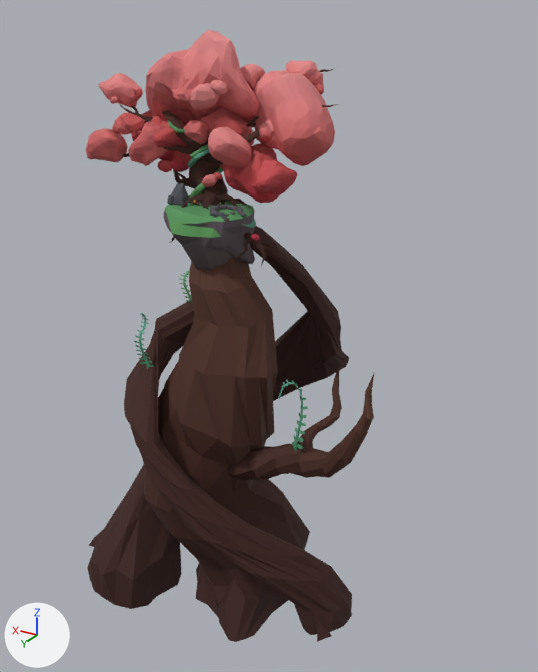
An edit to the FBX model Game/Assets/Resources/Graphic/BG/lobby/Iland_001.FBX, drawn before and after from the same camera.
The view is the same before and after, from a camera (50 mm lens) standing at (-25.1, 38.0, 37.4) and looking at (-1.2, -1.8, 17.5). The lights are fixed; the arrows at lower left show +X, +Y and +Z.

In view in the first picture: 'Iland_001'.
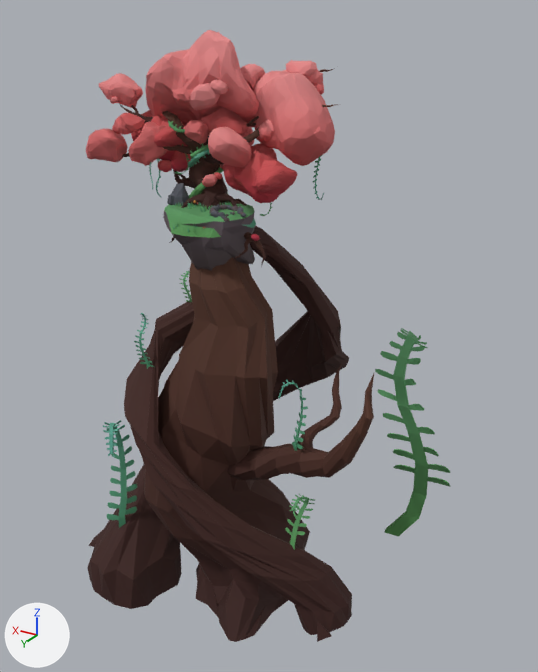
The newer file is also turned or shifted as a whole; pictures and numbers use the older file's frame.

Where the change shows, as pixel boxes (x1, y1, x2, y2) in the pictures (538 x 672 px):
```json
{"object": "Iland_001", "change": "reshaped", "before": [86, 30, 374, 642], "after": [86, 30, 450, 642], "on screen": "26% wider"}
{"part": 1, "of": "me_mesh", "change": "built on", "before": [107, 79, 271, 218], "after": [107, 79, 324, 316]}
{"part": 2, "of": "me_mesh", "change": "added", "after": [102, 420, 137, 528], "on screen": "green"}
{"part": 3, "of": "me_mesh", "change": "built on", "after": [285, 442, 316, 550], "on screen": "green"}
{"part": 4, "of": "me_mesh", "change": "added", "after": [375, 328, 450, 536], "on screen": "green"}
```

Scene script edits in JSON lines:
```json
{"block": "me_mesh", "where": "# used by ob_iland_001; location = (0.0, 0.0, 0.0)"}
{"op": "remove", "block": "me_mesh", "code": "me_mesh.from_pydata(...)  # 12203 vertices, 23042 faces; spans x -10.7..10.7, y -12.0..8.5, z -1.5..36.6"}
{"op": "add", "block": "me_mesh", "code": "me_mesh.from_pydata(...)  # 17680 vertices, 31942 faces; spans x -13.2..10.7, y -12.2..8.5, z -1.5..36.6"}
{"block": "me_mesh", "change": "me_mesh part 1: 2 vertices moved within x -1.4..-1.3, y -0.3..1.7, z 27.0..33.8; 14 vertices removed from x -2.8..7.4, y -0.3..4.8, z 19.5..33.8; 3329 vertices added at x -5.4..7.5, y -1.6..4.9, z 19.5..33.8"}
{"block": "me_mesh", "change": "me_mesh part 2: 536 vertices added at x 5.1..7.5, y 4.4..7.5, z 3.3..12.6"}
{"block": "me_mesh", "change": "me_mesh part 3: 1 vertex removed from x -5.6, y 2.3, z 12.4; 441 vertices added at x -7.7..-5.6, y 2.3..5.4, z 4.3..12.5"}
{"block": "me_mesh", "change": "me_mesh part 4: 440 vertices added at x -13.2..-6.9, y -12.2..-5.3, z -0.5..16.4"}
```
